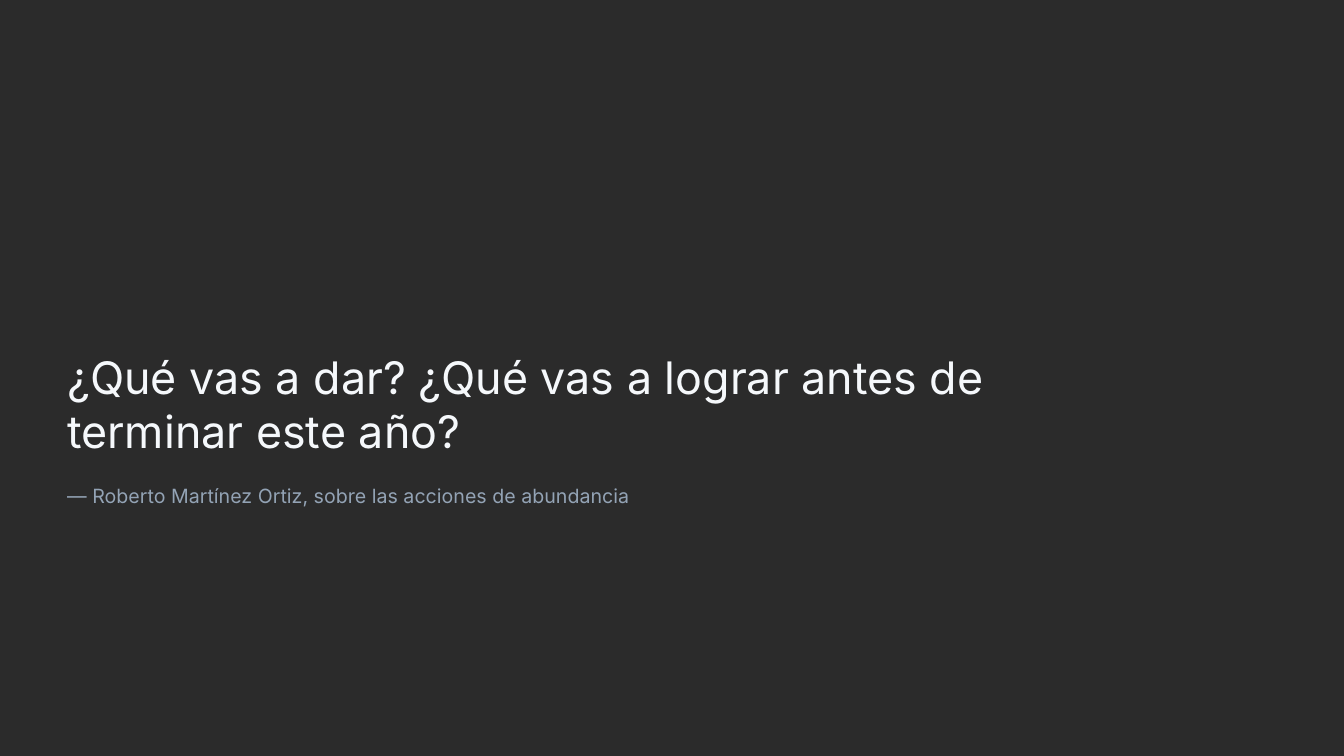
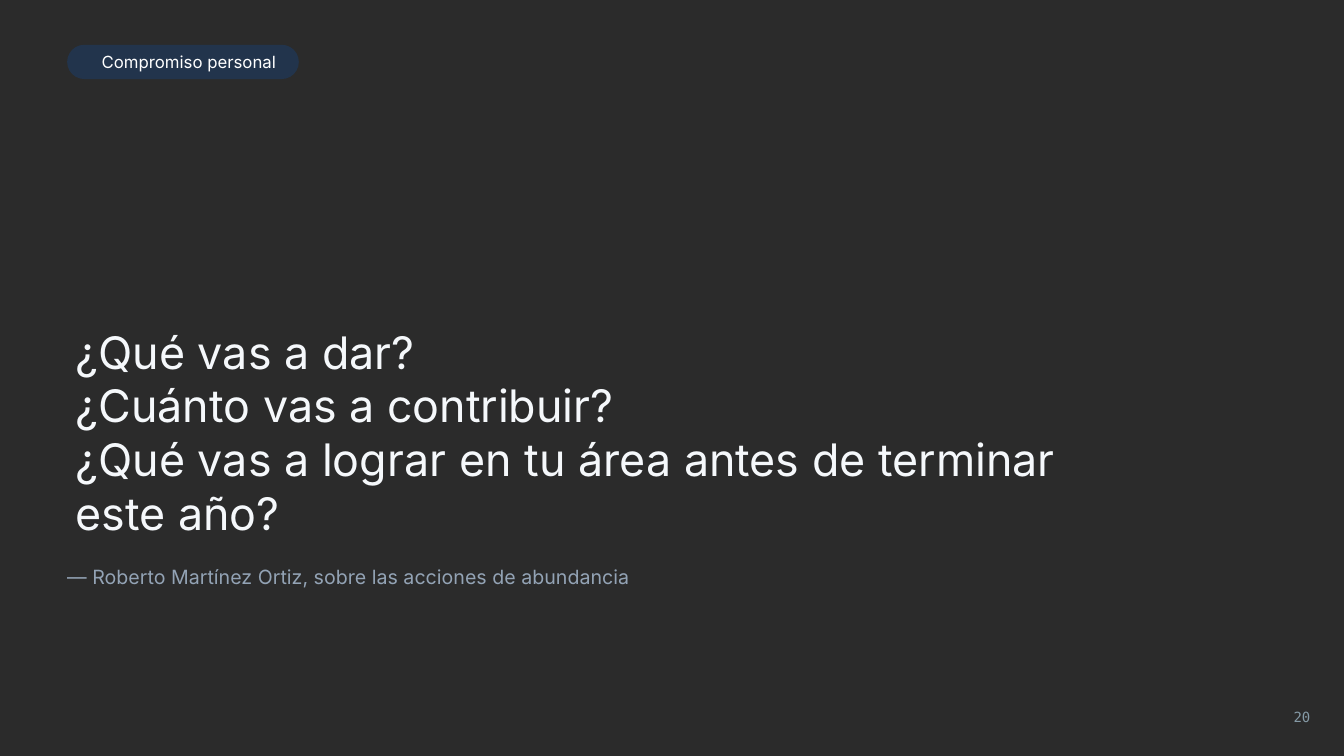
Before and after one commit to vadai-ia/academia-vadai, a slide deck: slide 20 of contenido/claude-en-tu-empresa/sesion-1/entregables/sesion-1-alineacion.pptx (slide 35 before the commit). Drawn at 1344x756 pixels with LibreOffice and Linux fonts; fonts in the diff are those of the drawing; background and template pictures are left out; a plain dark background stands for a picture behind light text. Boxes give left, top, right and bottom in pixels: in the first picture for what was removed or moved away, otherwise in the second. Text is boxed around its words. In the diff, an @@ line names an element or a change of style, - is before the commit and + after.

```diff
--- a/contenido/claude-en-tu-empresa/sesion-1/entregables/sesion-1-alineacion.pptx
+++ b/contenido/claude-en-tu-empresa/sesion-1/entregables/sesion-1-alineacion.pptx
@@ rounded rectangle added at [68,44,299,79], fill #22344C, 12 pt, text #FFFFFF @@
+Compromiso personal
@@ text at [76,335,1054,486]: text changed @@
-¿Qué vas a dar? ¿Qué vas a lograr antes de terminar este año?
+¿Qué vas a dar?
+¿Cuánto vas a contribuir?
+¿Qué vas a lograr en tu área antes de terminar este año?
@@ text "— Roberto Martínez Ortiz, sobre ...": place and size @@
-text "— Roberto Martínez Ortiz, sobre ..." at [92,488,629,507]
+text "— Roberto Martínez Ortiz, sobre ..." at [92,569,629,588]
@@ text added at [1294,711,1311,722], 10 pt, text #859AA6 @@
+20
```
Also in this commit, not shown: 8 other slides changed, 27 slides added, 46 slides removed, 50 other files.
